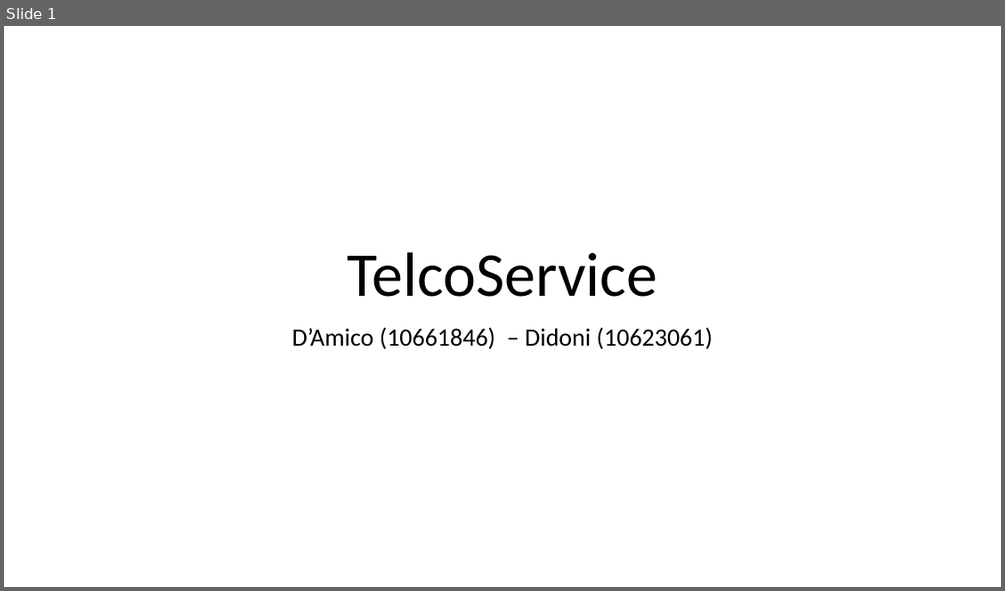
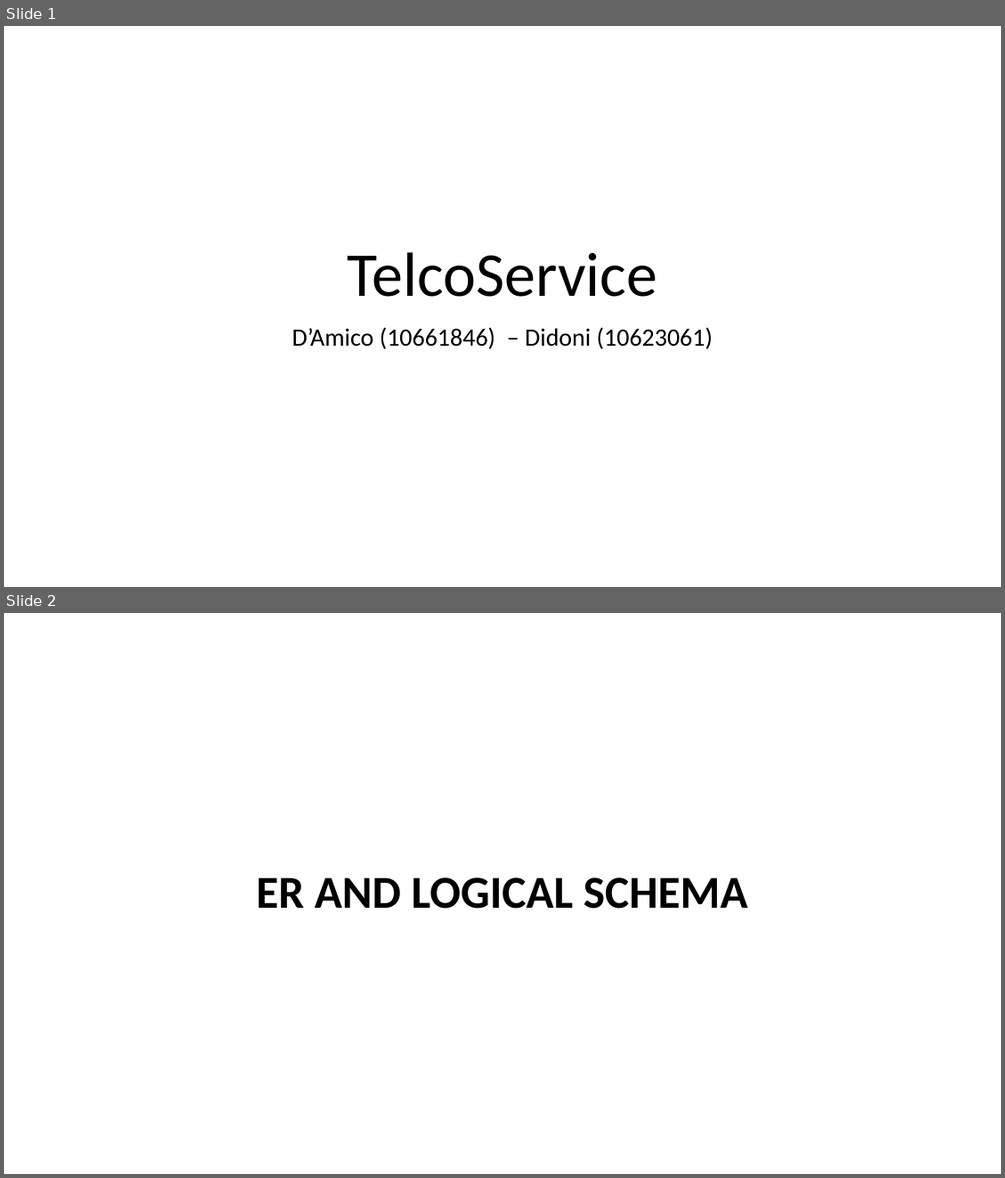
Before and after one commit to mark-2389/TelcoService_SC42, a slide deck: diagrams/TelcoService.pptx. Shown one above the other, each under a label of ours: slide 1 before the commit, slides 1 and 2 after it. The pictures are 1005x591 and 1005x1178 pixels, drawn with LibreOffice and Linux fonts; fonts in the diff are those of the drawing. Boxes give left, top, right and bottom in pixels: in the first picture for what was removed or moved away, otherwise in the second. Text is boxed around its words. In the diff, an @@ line names an element or a change of style, - is before the commit and + after.

```diff
--- a/diagrams/TelcoService.pptx
+++ b/diagrams/TelcoService.pptx
@@ slide 2 added at box(4, 613, 1001, 1174), background #FFFFFF @@
@@ title added at box(256, 877, 748, 908), 44 pt, text #000000, bold @@
+ER AND LOGICAL SCHEMA
```
Also in this commit, not shown: 1 other slide added, 2 other files.
